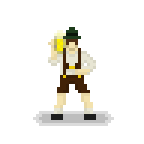
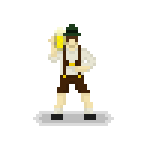
Comparing the layer stacks of the two 144×144 images. Changes:
showed "Layer 1 copy 3" over [48, 24, 96, 75]
hid "Layer 1 copy 2" over [48, 27, 96, 75]
